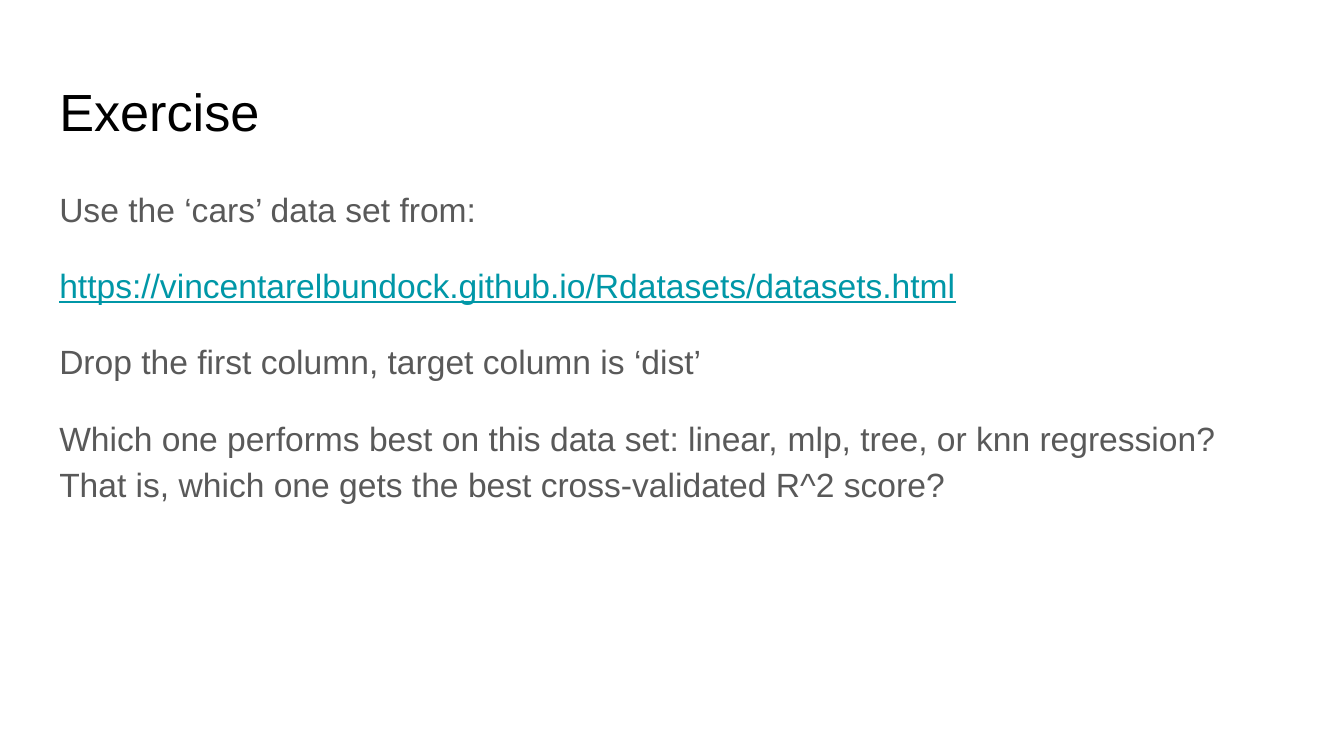
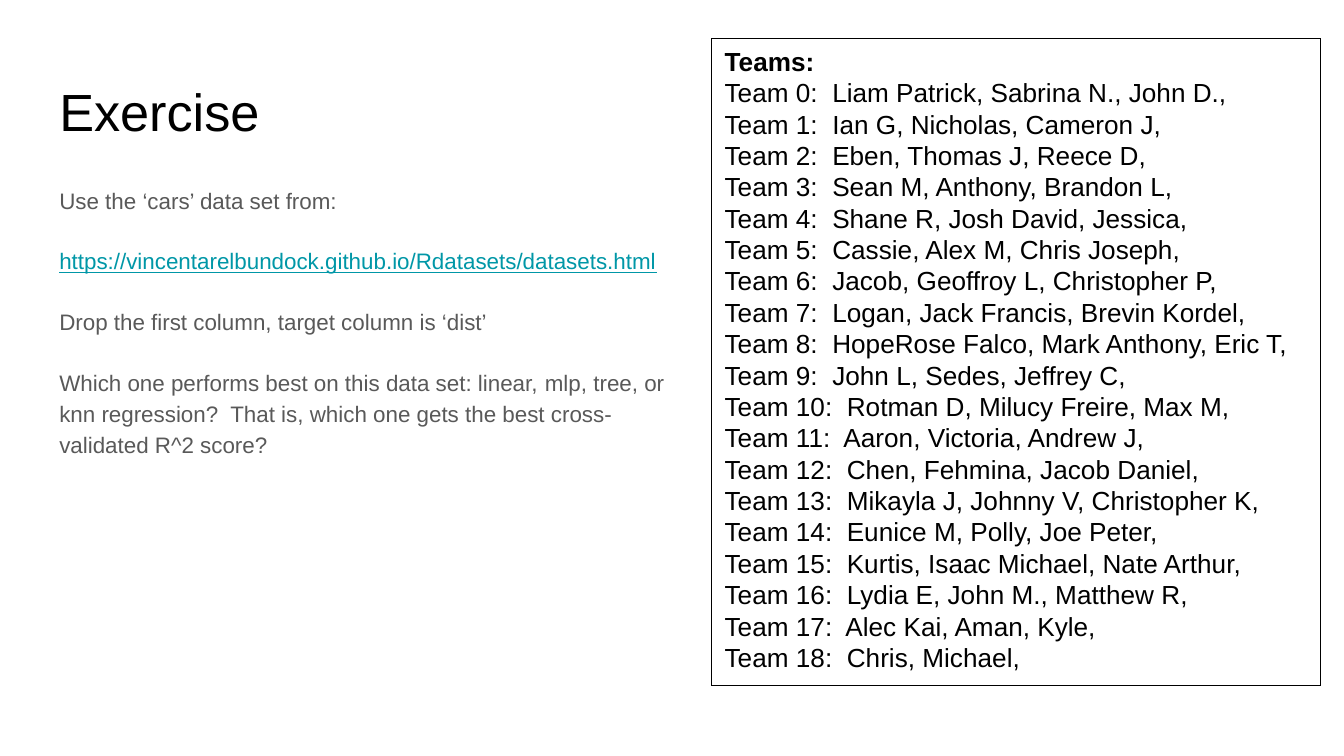
Before and after one commit to lutzhamel/CSC310, a slide deck: slide 18 of 16-regression.pptx. Drawn at 1344x756 pixels with LibreOffice and Linux fonts; fonts in the diff are those of the drawing. Boxes give left, top, right and bottom in pixels: in the first picture for what was removed or moved away, otherwise in the second. Text is boxed around its words. In the diff, an @@ line names an element or a change of style, - is before the commit and + after.

```diff
--- a/16-regression.pptx
+++ b/16-regression.pptx
@@ rectangle added at box(711, 39, 1320, 685), outline #000000 0.75 pt, 14 pt, text #000000 @@
+Teams:
+Team 0: Liam Patrick, Sabrina N., John D.,
+Team 1: Ian G, Nicholas, Cameron J,
+Team 2: Eben, Thomas J, Reece D,
+Team 3: Sean M, Anthony, Brandon L,
+Team 4: Shane R, Josh David, Jessica,
+Team 5: Cassie, Alex M, Chris Joseph,
+Team 6: Jacob, Geoffroy L, Christopher P,
+Team 7: Logan, Jack Francis, Brevin Kordel,
+Team 8: HopeRose Falco, Mark Anthony, Eric T,
+Team 9: John L, Sedes, Jeffrey C,
+Team 10: Rotman D, Milucy Freire, Max M,
+Team 11: Aaron, Victoria, Andrew J,
+Team 12: Chen, Fehmina, Jacob Daniel,
+Team 13: Mikayla J, Johnny V, Christopher K,
+Team 14: Eunice M, Polly, Joe Peter,
+Team 15: Kurtis, Isaac Michael, Nate Arthur,
+Team 16: Lydia E, John M., Matthew R,
+Team 17: Alec Kai, Aman, Kyle,
+Team 18: Chris, Michael,
@@ text "Use the ‘cars’ data set ..." at box(59, 193, 664, 453): size 18 to 12 pt @@
```
Also in this commit, not shown: 2 other files.
